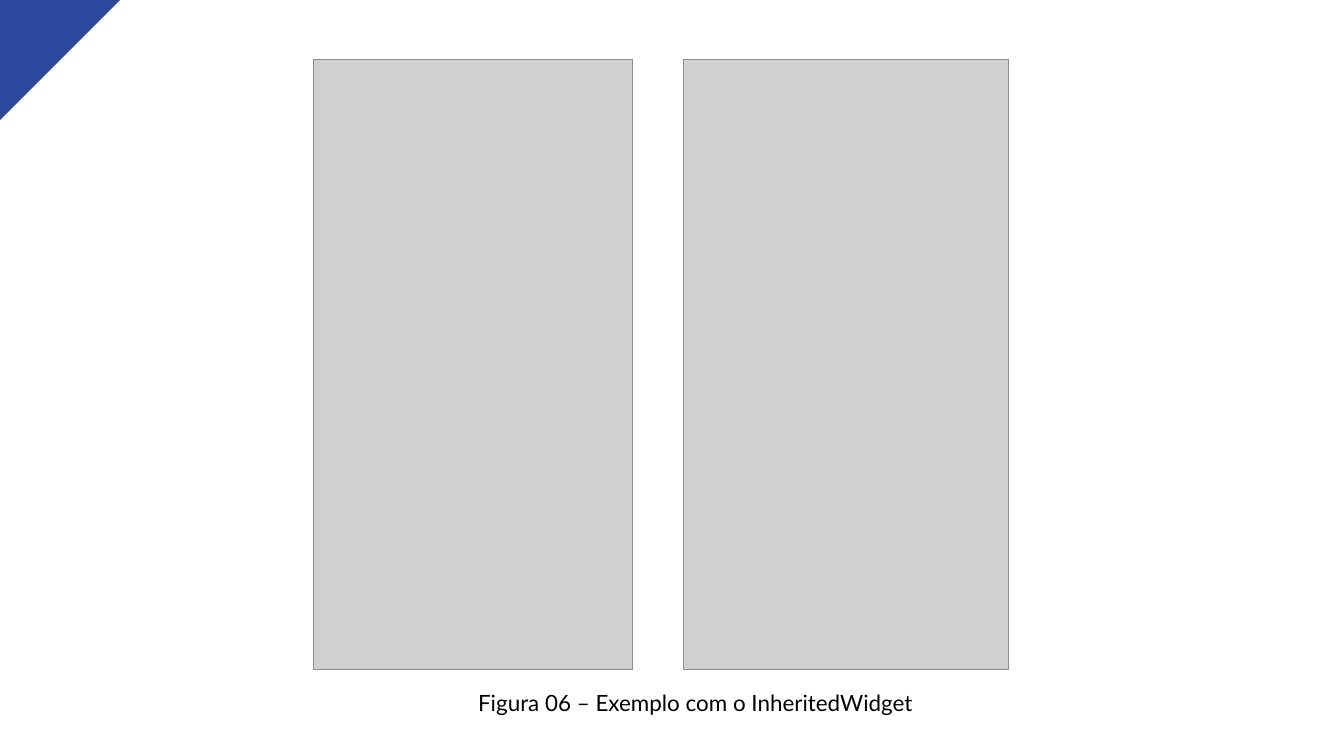
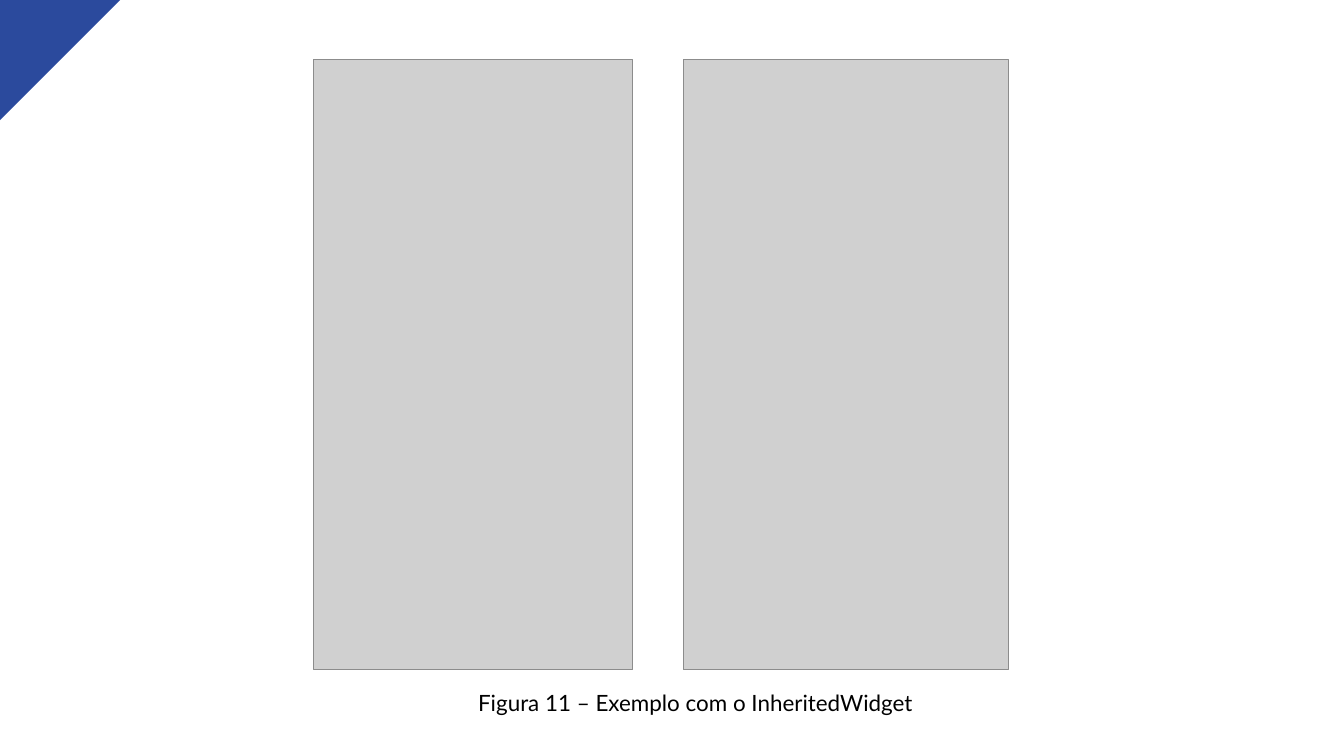
Before and after one commit to marcosdosea/TreinamentoFlutter, a slide deck: slide 20 of Aula11-Manipulação de Estados/Aula11-Manipulação de Estados.pptx (slide 10 before the commit). Drawn at 1344x756 pixels with LibreOffice and Linux fonts; fonts in the diff are those of the drawing; grey boxes stand for pictures. Boxes give left, top, right and bottom in pixels: in the first picture for what was removed or moved away, otherwise in the second. Text is boxed around its words. In the diff, an @@ line names an element or a change of style, - is before the commit and + after.

```diff
--- a/Aula11-Manipulação de Estados/Aula11-Manipulação de Estados.pptx
+++ b/Aula11-Manipulação de Estados/Aula11-Manipulação de Estados.pptx
@@ text at box(478, 694, 912, 715): text changed @@
-Figura 06 – Exemplo com o InheritedWidget
+Figura 11 – Exemplo com o InheritedWidget
```
Also in this commit, not shown: 8 other slides changed, 10 slides added, 1 other file.
